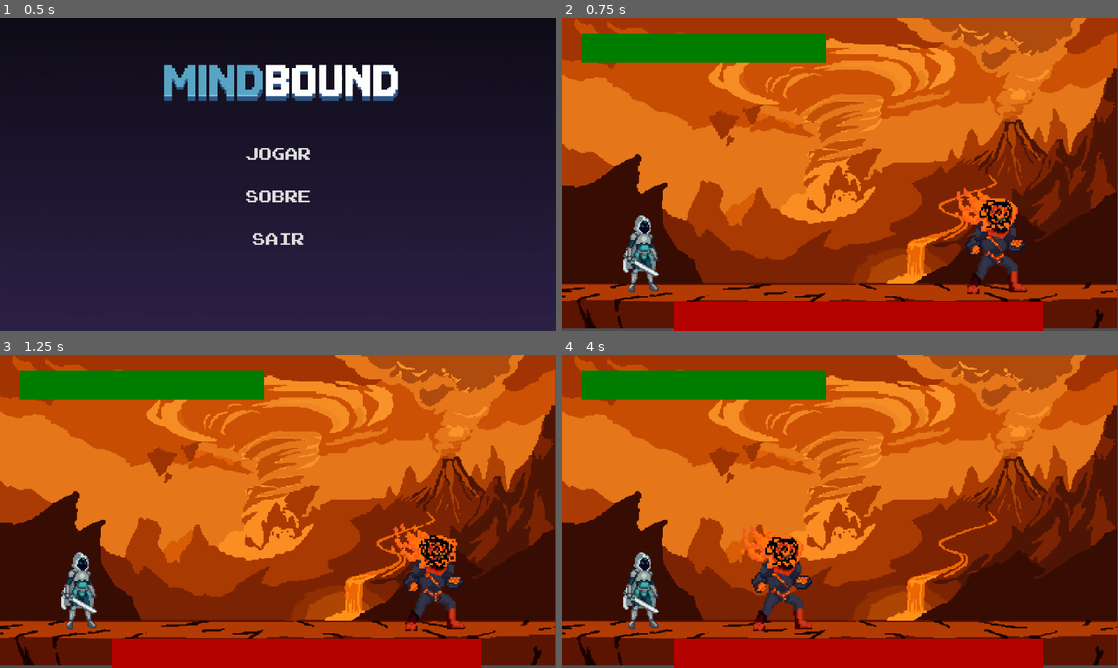
Above: before the commit, frames 1-4 (two rows, left to right).
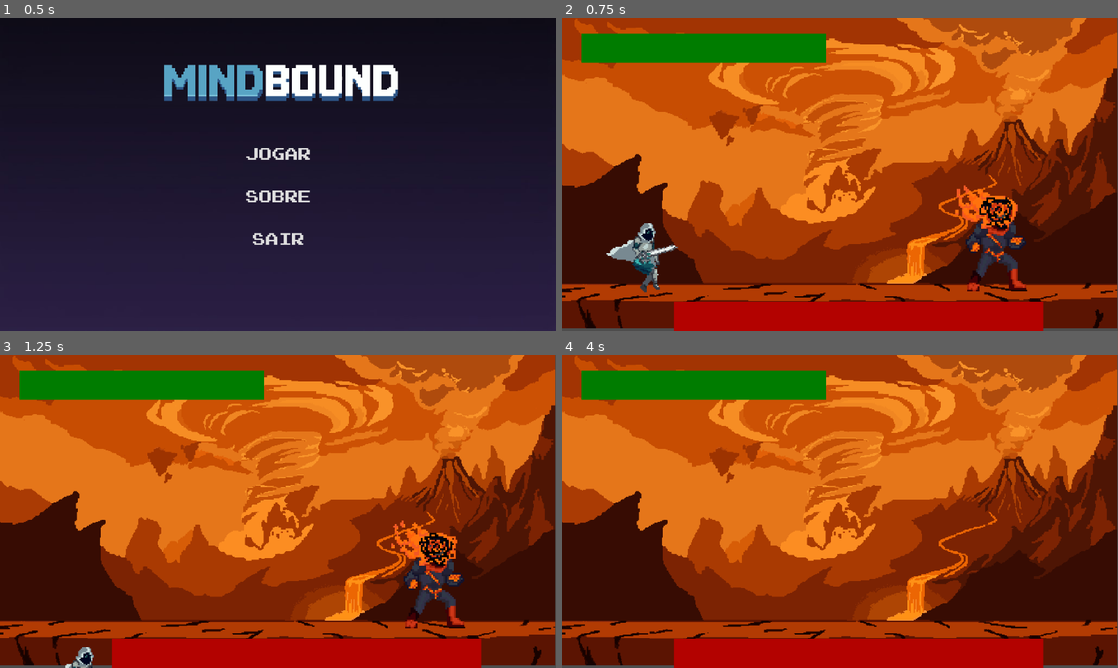
Above: after the commit, the same moments.

Repository: Yagohsl/Mindbound
Game: Godot game, scene res://screens/menu_principal.tscn
The game is run twice, just before and just after one commit, with the same random seed, the same clock (stepped at 60 frames per second) and the same inputs.
Inputs:
- Up to frame 1 (0.5 s): no input
- Up to frame 2 (0.75 s): click "JOGAR" at 0.5 s
- Up to frame 3 (1.25 s): no input
- Up to frame 4 (4 s): hold Right (move_right) 1.28-2.78 s; tap X (attack) at 1.35, 2.3, 2.85, 3.8 s; tap Space (jump) at 1.52, 2.27, 3.77 s; tap C (dash) at 1.55, 2.1, 3.05, 3.6 s; hold Left (move_left) 2.78-3.53 s; hold Right (move_right) from 3.53 s (still down)

Frame 1 is identical in both runs. In frame 2, 2.5% of the frame differs, in the area x 8-84%, y 53-89%; in frame 3, 2.5%; in frame 4, 3.1%, in the area x 11-45%, y 54-89%.
Error before the commit: Parse Error: Function "die()" not found in base self. (res://heroi.gd:107)
Error after the commit: Invalid access to property or key 'max_health' on a base object of type 'null instance'. (res://screens/arena_batalha.gd:12)

Commit message:
Add health signals, shaders, and damage logic

Diff:
--- a/boss_ansiedade.gd
+++ b/boss_ansiedade.gd
@@ -16,9 +16,11 @@
 	DASH,
 	DEATH
 }
+signal health_changed(new_health)
 var current_state = State.IDLE
 var max_health = 150
 var current_health = 150
+var attack_value = 15
 
 # Variaveis de atributos
 @export var speed = 150.0
@@ -165,12 +167,12 @@
 
 func take_damage(amount):
 	current_health -= amount
-
-	if get_parent().has_method("update_hero_health"):
-		get_parent().update_hero_health(current_health)
+	health_changed.emit(current_health)
 
 	# Hit
 	flash()
+	if current_health<=0:
+		die()
 
 func flash():
 	var mat = sprite.material
@@ -179,3 +181,12 @@
 
 	tween.tween_property(mat, "shader_parameter/flash_modifier", 1.0, 0.0)
 	tween.tween_property(mat, "shader_parameter/flash_modifier", 0.0, 0.15)
+
+func die():
+	current_state = State.DEATH
+	velocity = Vector2.ZERO
+	anim.play("death")
+
+func _on_damage_area_body_entered(body: CharacterBody2D) -> void:
+	if current_state != State.DEATH and body.has_method("take_damage") and body !=self:
+		body.take_damage(attack_value)
--- /dev/null
+++ b/boss_ansiedade.gdshader
@@ -0,0 +1,12 @@
+shader_type canvas_item;
+
+uniform float flash_modifier: hint_range(0.0, 1.0, 0.1) = 0.0;
+uniform vec4 flash_color: source_color = vec4(1.0, 1.0, 1.0, 1.0);
+
+void fragment(){
+
+	vec4 color = texture(TEXTURE, UV);
+	color.rgb = mix(color.rgb, flash_color.rgb, flash_modifier);
+
+	COLOR = color;
+}
--- a/boss_ansiedade.tscn
+++ b/boss_ansiedade.tscn
@@ -3,6 +3,12 @@
 [ext_resource type="Script" uid="uid://bky3qqtwdmw4n" path="res://boss_ansiedade.gd" id="1_3dk8s"]
 [ext_resource type="Texture2D" uid="uid://bslcadvmmif51" path="res://assets/images/game/fighters/ansiedade.png" id="1_j6dw7"]
 [ext_resource type="PackedScene" uid="uid://br7tf3apryfor" path="res://projeteis_ansiedade.tscn" id="2_eu3k4"]
+[ext_resource type="Shader" uid="uid://chpsd1q3clp68" path="res://boss_ansiedade.gdshader" id="3_d2ree"]
+
+[sub_resource type="ShaderMaterial" id="ShaderMaterial_qn562"]
+shader = ExtResource("3_d2ree")
+shader_parameter/flash_modifier = 0.0
+shader_parameter/flash_color = Color(1, 1, 1, 1)
 
 [sub_resource type="Animation" id="Animation_j6dw7"]
 length = 0.001
@@ -177,11 +183,18 @@
 radius = 63.0
 height = 248.0
 
+[sub_resource type="RectangleShape2D" id="RectangleShape2D_2cmim"]
+size = Vector2(111, 243)
+
 [node name="BossAnsiedade" type="CharacterBody2D" unique_id=141011473]
 script = ExtResource("1_3dk8s")
+speed = null
+dash_speed = null
+health = null
 projectile_scene = ExtResource("2_eu3k4")
 
 [node name="Sprite2D" type="Sprite2D" parent="." unique_id=1486758928]
+material = SubResource("ShaderMaterial_qn562")
 scale = Vector2(4, 4)
 texture = ExtResource("1_j6dw7")
 hframes = 4
@@ -199,4 +212,11 @@
 wait_time = 1.5
 autostart = true
 
+[node name="DamageArea" type="Area2D" parent="." unique_id=1856169471]
+
+[node name="CollisionShape2D" type="CollisionShape2D" parent="DamageArea" unique_id=1749982500]
+position = Vector2(-2.5, 7.5)
+shape = SubResource("RectangleShape2D_2cmim")
+
 [connection signal="timeout" from="DecisionTimer" to="." method="_on_decision_timer_timeout"]
+[connection signal="body_entered" from="DamageArea" to="." method="_on_damage_area_body_entered"]
--- a/heroi.gd
+++ b/heroi.gd
@@ -10,10 +10,12 @@
 # Referencias aos nós de sprite e animacao
 @onready var sprite = $Sprite2D
 @onready var anim = $AnimationPlayer
+@onready var attack_hitbox = $AttackHitbox
 
 signal health_changed(new_health)
 var max_health = 100
 var current_health = 100
+var attack_value = 15
 
 var is_attacking = false
 var is_dashing = false
@@ -73,6 +75,10 @@
 		# Vira o player
 		if not is_attacking:
 			sprite.flip_h = direction < 0
+			if direction < 0:
+				attack_hitbox.scale.x = -1 # vira pra esquera
+			else:
+				attack_hitbox.scale.x = 1 # vira pra direita
 
 		# Toca anim de correr se estiver no chao e nao atacando
 		if is_on_floor() and not is_attacking:
@@ -95,10 +101,6 @@
 func take_damage(amount):
 	current_health -= amount
 
-
-	if get_parent().has_method("update_hero_health"):
-		get_parent().update_hero_health(current_health)
-
 	health_changed.emit(current_health)
 	# Hit
 	flash()
@@ -118,3 +120,12 @@
 func _on_animation_player_animation_finished(anim_name: StringName) -> void:
 	if anim_name == "attack":
 		is_attacking = false
+
+func _on_attack_hitbox_body_entered(body: Node2D) -> void:
+
+	if body.has_method("take_damage") and body != self:
+		body.take_damage(attack_value)
+
+func die():
+	set_physics_process(false) # para de se mexer
+	anim.play("death")
--- a/heroi.tscn
+++ b/heroi.tscn
@@ -2,6 +2,25 @@
 
 [ext_resource type="Texture2D" uid="uid://dajt7u4yecx0v" path="res://assets/images/game/fighters/hero-resized.png" id="1_k7ye4"]
 [ext_resource type="Script" uid="uid://vfljxdeqmhv0" path="res://heroi.gd" id="1_u8108"]
+
+[sub_resource type="Shader" id="Shader_u8108"]
+code = "shader_type canvas_item;
+
+uniform float flash_modifier: hint_range(0.0, 1.0, 0.1) = 0.0;
+uniform vec4 flash_color: source_color = vec4(1.0, 1.0, 1.0, 1.0);
+
+void fragment(){
+
+	vec4 color = texture(TEXTURE, UV);
+	color.rgb = mix(color.rgb, flash_color.rgb, flash_modifier);
+
+	COLOR = color;
+}"
+
+[sub_resource type="ShaderMaterial" id="ShaderMaterial_7ymrh"]
+shader = SubResource("Shader_u8108")
+shader_parameter/flash_modifier = 0.0
+shader_parameter/flash_color = Color(1, 1, 1, 1)
 
 [sub_resource type="Animation" id="Animation_u8108"]
 length = 0.001
@@ -146,10 +165,12 @@
 script = ExtResource("1_u8108")
 
 [node name="Sprite2D" type="Sprite2D" parent="." unique_id=415706927]
+material = SubResource("ShaderMaterial_7ymrh")
 scale = Vector2(3, 3)
 texture = ExtResource("1_k7ye4")
 hframes = 5
 vframes = 6
+script = ExtResource("1_u8108")
 
 [node name="AnimationPlayer" type="AnimationPlayer" parent="." unique_id=1597931385]
 libraries/ = SubResource("AnimationLibrary_oewyj")
--- a/screens/arena_batalha.gd
+++ b/screens/arena_batalha.gd
@@ -8,19 +8,22 @@
 @onready var boss_health_bar = $UI/BossHealthBar
 
 func _ready():
-	# Inicializamos as barras com a vida máxima dos lutadores
+	# inicializa barras com a vida máxima
 	hero_health_bar.max_value = hero.max_health
 	hero_health_bar.value = hero.current_health
 
 	boss_health_bar.max_value = boss.max_health
 	boss_health_bar.value = boss.current_health
 
+	hero.health_changed.connect(update_hero_health)
+	boss.health_changed.connect(update_boss_health)
+
 # Função que será chamada quando o Herói tomar dano
 func update_hero_health(new_health):
-	# A Godot tem ferramentas legais como o "create_tween()" se você quiser
-	# que a barra desça suavemente, mas de forma direta é assim:
-	hero_health_bar.value = new_health
+	var tween = create_tween()
+	tween.tween_property(hero_health_bar, "value", new_health, 0.2)
 
 # Função que será chamada quando o Boss tomar dano
 func update_boss_health(new_health):
-	boss_health_bar.value = new_health
+	var tween = create_tween()
+	tween.tween_property(boss_health_bar, "value", new_health, 0.2)
--- a/screens/arena_batalha.tscn
+++ b/screens/arena_batalha.tscn
@@ -27,7 +27,7 @@
 [sub_resource type="GradientTexture2D" id="GradientTexture2D_8eo88"]
 gradient = SubResource("Gradient_iywkd")
 
-[node name="Arena" type="StaticBody2D" unique_id=880845399]
+[node name="Arena" type="Node2D" unique_id=50696584]
 script = ExtResource("1_28jst")
 
 [node name="Sprite2D" type="Sprite2D" parent="." unique_id=2143365313]
Not shown, added: boss_ansiedade.gdshader.uid
